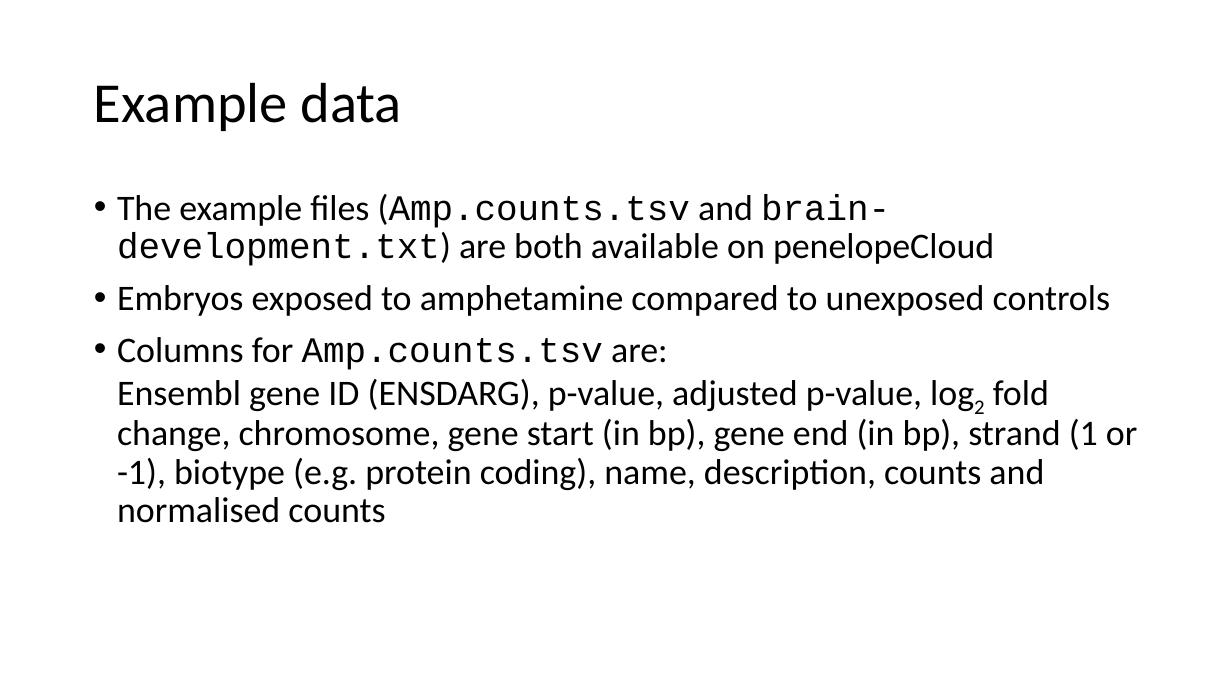
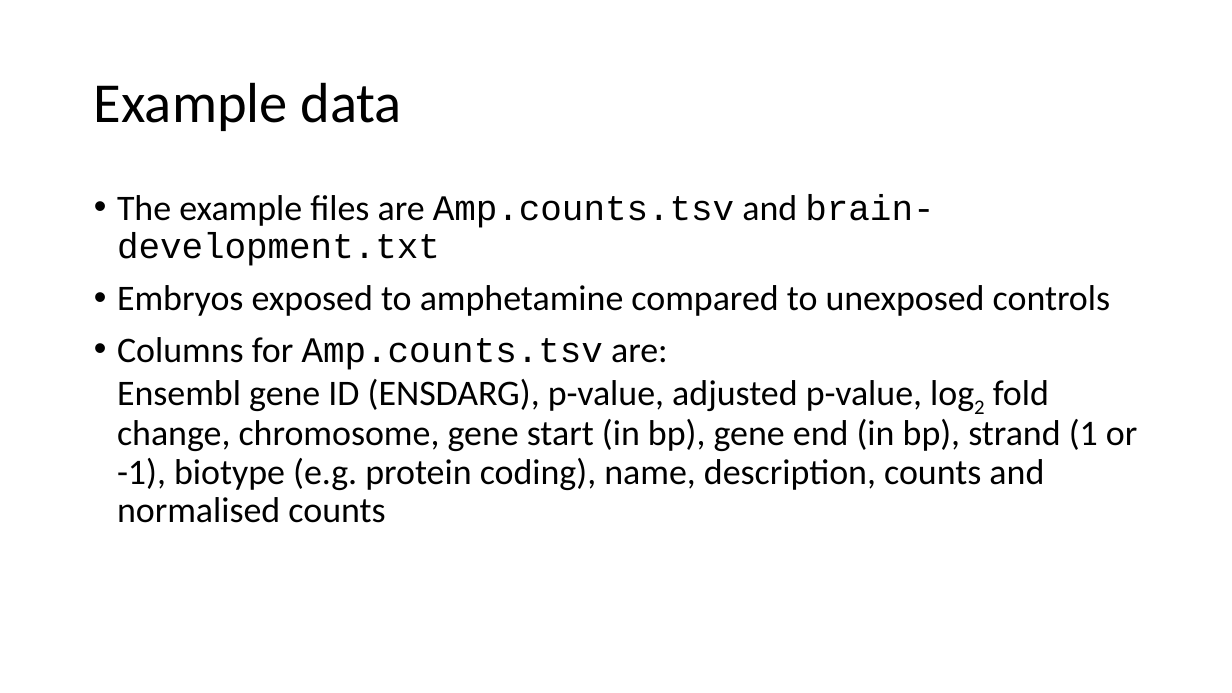
Before and after one commit to iansealy/rnaseq2025, a slide deck: slide 5 of extra/command-line.pptx. Drawn at 1232x693 pixels with LibreOffice and Linux fonts; fonts in the diff are those of the drawing. Boxes give left, top, right and bottom in pixels: in the first picture for what was removed or moved away, otherwise in the second. Text is boxed around its words. In the diff, an @@ line names an element or a change of style, - is before the commit and + after.

```diff
--- a/extra/command-line.pptx
+++ b/extra/command-line.pptx
@@ text at [117,194,934,266]: text changed; font Calibri to Courier New @@
-• The example files (Amp.counts.tsv and brain-development.txt) are both available on penelopeCloud
+• The example files are Amp.counts.tsv and brain-development.txt
```
Also in this commit, not shown: 3 other files.
